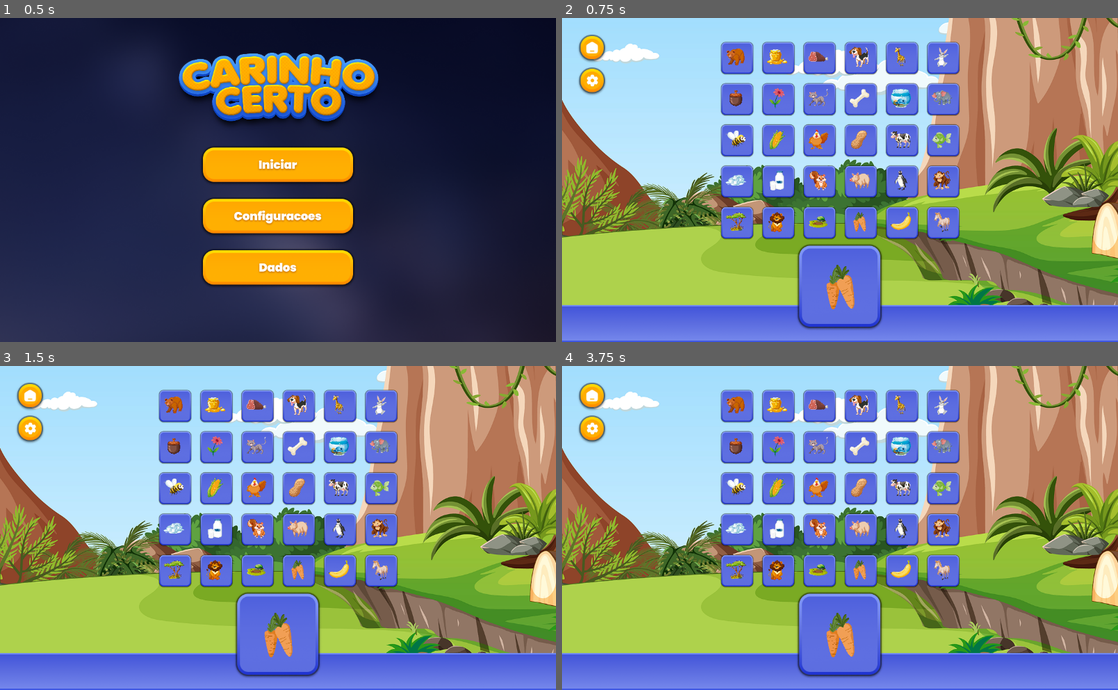
Above: before the commit, frames 1-4 (two rows, left to right).
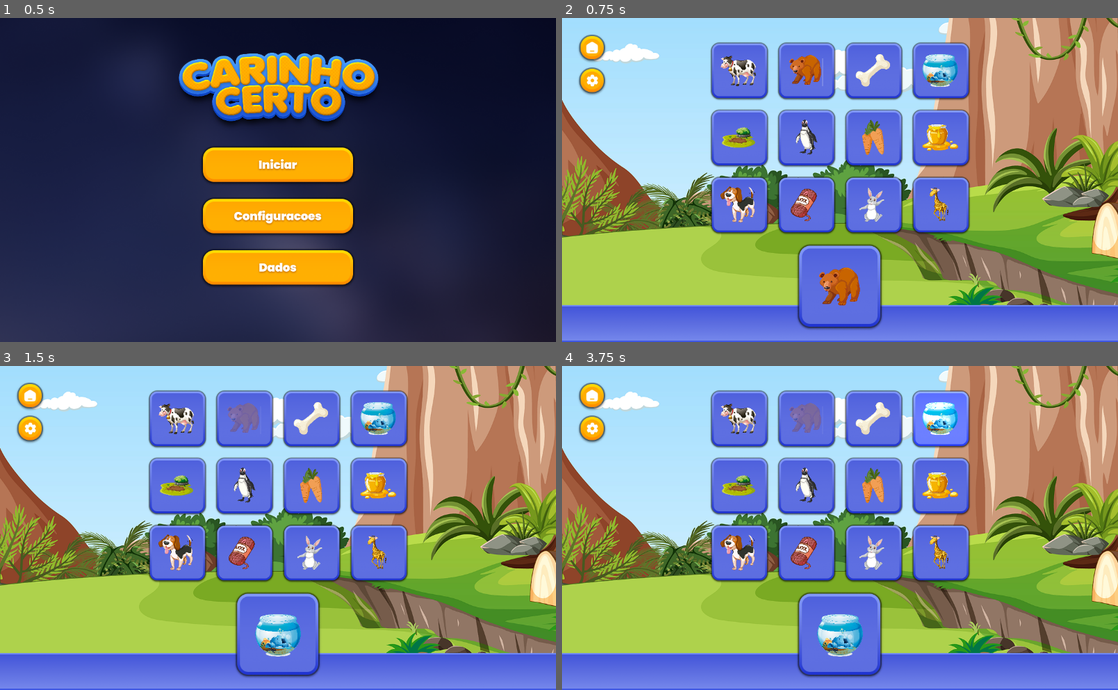
Above: after the commit, the same moments.

Repository: Tapa-Certo/TapaCerto
Game: Godot game, scene res://scenes/main.tscn
The game is run twice, just before and just after one commit, with the same random seed, the same clock (stepped at 60 frames per second) and the same inputs.
Inputs (mouse positions are in pixels of both pictures, inside the frame that each line leads up to; where the layout moved, square brackets give the same spot in the first picture):
- Up to frame 1 (0.5 s): no input
- Up to frame 2 (0.75 s): click (840, 167) at 0.5 s
- Up to frame 3 (1.5 s): click (244, 417) [172, 404] at 1.25 s
- Up to frame 4 (3.75 s): click (739, 417) [901, 489] at 2 s; click (940, 485) [778, 404] at 2.75 s; click (873, 417) [862, 447] at 3.5 s

Frame 1 is identical in both runs. In frame 2, 21% of the frame differs, in the area x 26-74%, y 7-90%; in frame 3, 21%; in frame 4, 22%.

Commit message:
new animations added

Diff:
--- a/scripts/game_manager.gd
+++ b/scripts/game_manager.gd
@@ -1,14 +1,14 @@
 extends Node
 
+var current_item_key: String
 var current_item_value: String
-var current_item_key: String
-var current_item: Array
+
 var matched_items: Array = []
-var logger = load("res://scripts/data_collector/logger.gd").get_instance()
+var available_items: Dictionary = {}
 
-var trimmed_dict: Dictionary
 var hud
 var item
+var logger = load("res://scripts/data_collector/logger.gd").get_instance()
 
 func _ready() -> void:
 	hud = get_node("/root/Main/ScreensManager/Hud")
@@ -19,7 +19,7 @@
 
 func _on_hint_trigger(hint_type: String) -> void:
 	match hint_type:
-		"move":
+		"wrong_attempts":
 			print("Dica de movimento ativada")
 			$GridManager.highlight_correct_item(current_item_value)
 		"shake":
@@ -27,33 +27,59 @@
 			$GridManager.shake_correct_item(current_item_value)
 
 func reset_game() -> void:
-	matched_items = []
-	trimmed_dict = trim_list()
-	$GridManager.setup_grid(trimmed_dict.values())
+	matched_items.clear()
+	_prepare_available_items()
+	$GridManager.setup_grid(available_items.values())
 	select_current_item()
 	display_item()
+	emit_signal("game_reset")
 
-func trim_list() -> Dictionary:
-	if Globals.game_mode 	== "Parear":
-		return trim_items_list(Globals.fruit_to_animal)
-	elif Globals.game_mode 	== "Associar":
-		return trim_items_list(Globals.item_to_item)
+func _prepare_available_items() -> void:
+	match Globals.game_mode:
+		"Parear":
+			available_items = _select_random_items(Globals.item_to_item)
+		"Associar":
+			available_items = _select_random_items(Globals.item_to_animal)
+		_:
+			available_items = {}
 
-	return {}
+func _select_random_items(source_dict: Dictionary) -> Dictionary:
+	var keys_list = source_dict.keys()
+	keys_list.shuffle()
+
+	var items_to_select = min(Globals.current_columns * Globals.current_rows, keys_list.size())
+	var selected_keys = keys_list.slice(0, items_to_select)
+
+	var result_dict = {}
+	for key in selected_keys:
+		result_dict[key] = source_dict[key]
+
+	return result_dict
 
 func select_current_item() -> void:
-	var attempts = 0
-	var max_attempts = trimmed_dict.size() * 2
+	if available_items.is_empty():
+		reset_game()
+		return
 
-	while attempts < max_attempts:
-		current_item = get_random_item()
-		current_item_key = current_item[0]
-		current_item_value = current_item[1]
-		if not matched_items.has(current_item_key):
-			$HintManager.reset_hint_state(current_item_key)
-			return
-		attempts += 1
-	reset_game()
+	var unmatched_items = _get_unmatched_items()
+	if unmatched_items.is_empty():
+		reset_game()
+		return
+
+	var random_index = randi() % unmatched_items.size()
+	var item_pair = unmatched_items[random_index]
+
+	current_item_key = item_pair[0]
+	current_item_value = item_pair[1]
+	$HintManager.reset_hint_state(current_item_key)
+
+func _get_unmatched_items() -> Array:
+	var unmatched = []
+	for key in available_items:
+		if not matched_items.has(key):
+			unmatched.append([key, available_items[key]])
+
+	return unmatched
 
 func display_item() -> void:
 	item.set_item_image(current_item_key)
@@ -61,53 +87,30 @@
 
 func check_selection(selected_item: String) -> bool:
 	var is_correct: bool = false
-	if Globals.game_mode == "Parear":
-		is_correct = Globals.fruit_to_animal[current_item_key] == selected_item
-		if is_correct:
-			trimmed_dict.erase(current_item_key)
-			if is_dict_empty():
-				reset_game()
-			else:
-				select_current_item()
-				display_item()
-			logger.log_correct_answer(selected_item)
-	elif Globals.game_mode == "Associar":
-		is_correct = Globals.item_to_item[current_item_value] == selected_item
-		$HintManager.register_selection(is_correct)
-		if is_correct:
-			matched_items.append(current_item_value)
-			$GridManager.disable_button(selected_item)
-			logger.log_correct_answer(selected_item)
-			if all_items_matched():
-				reset_game()
-			else:
-				select_current_item()
-				display_item()
-			logger.log_correct_answer(selected_item)
+
+	match Globals.game_mode:
+		"Parear":
+			is_correct = available_items[current_item_value] == selected_item
+		"Associar":
+			is_correct = available_items[current_item_key] == selected_item
+
+	$HintManager.register_selection(is_correct)
+
+	if is_correct:
+		matched_items.append(current_item_key)
+		$GridManager.disable_button(selected_item)
+
+		if all_items_matched():
+			reset_game()
+		else:
+			select_current_item()
+			display_item()
+		logger.log_correct_answer(selected_item)
+
 	return is_correct
 
 func all_items_matched() -> bool:
-	return matched_items.size() >= trimmed_dict.size()
-
-func trim_items_list(itens_dict: Dictionary) -> Dictionary:
-	var keys_list = itens_dict.keys()
-	keys_list.shuffle()
-	#MELHORAR ISSO AQUI PARA PEGAR ITENS ALEATORIOS PELA CHAVE
-	var selected_keys = keys_list.slice(0, min(Globals.current_columns * Globals.current_rows, keys_list.size()))
-	#var selected_keys = keys_list.slice(0, 8)
-	var new_dict = {}
-	for key in selected_keys:
-		new_dict[key] = itens_dict[key]
-	return new_dict
-
-func is_dict_empty() -> bool:
-	return true if trimmed_dict.size() <= 0 else false
-
-func get_random_item() -> Array:
-	var keys = trimmed_dict.keys()
-	var values = trimmed_dict.values()
-	var random = randi() % keys.size()
-	return [keys[random], values[random]]
+	return matched_items.size() >= available_items.size()
 
 func _exit_tree():
 	logger.save_logs()
--- a/scripts/globals.gd
+++ b/scripts/globals.gd
@@ -13,7 +13,12 @@
 #facil, normal, dificil
 var difficulty_level: String = "normal"
 #"Parear" ou "Associar"
-var game_mode: String = "Associar"
+var game_mode: String = "Parear"
+
+const HIGHLIGHT_COLOR = Color(1, 1, 1)  # Verde claro
+const SHAKE_INTENSITY = 8.0
+const SHAKE_DURATION = 0.4
+
 
 var items_oppacity: Color = Color(1, 1, 1, 0.3) #0.0 item some #0.3 item transparente #1 item aparente normalmente #DEIXAR UMA MAX DE ATE 0.5
 var item_size: Vector2 = Vector2(100,100) #LEMBRAR QUE ABAIXO DE 75 ELE DESCENTRALIZA E ACIMA DE 100 TABMEM
@@ -21,10 +26,10 @@
 var max_rows = 4
 var max_columns = 4
 
-var current_rows = 5
-var current_columns = 6
-
-var fruit_to_animal: Dictionary = {
+var current_rows = 3
+var current_columns = 4
+
+var item_to_animal: Dictionary = {
 	"banana": "macaco",
 	"maca": "cavalo",
 	"amendoim": "elefante",
@@ -41,44 +46,6 @@
 	"novelo": "gato",
 	"osso": "cachorro",
 	"noz": "esquilo"
-}
-
-var fruit_to_fruit: Dictionary = {
-	"banana": "banana",
-	"maca": "maca",
-	"amendoim": "amendoim",
-	"arvore": "arvore",
-	"aquario": "aquario",
-	"carne": "carne",
-	"cenoura": "cenoura",
-	"flor": "flor",
-	"gelo": "gelo",
-	"lama": "lama",
-	"leite": "leite",
-	"mel": "mel",
-	"milho": "milho",
-	"novelo": "novelo",
-	"osso": "osso",
-	"noz": "noz"
-}
-
-var animal_to_animal: Dictionary = {
-	"macaco": "macaco",
-	"cavalo": "cavalo",
-	"elefante": "elefante",
-	"girafa": "girafa",
-	"peixe": "peixe",
-	"leao": "leao",
-	"coelho": "coelho",
-	"abelha": "abelha",
-	"pinguim": "pinguim",
-	"porco": "porco",
-	"vaca": "vaca",
-	"urso": "urso",
-	"galinha": "galinha",
-	"gato": "gato",
-	"cachorro": "cachorro",
-	"esquilo": "esquilo"
 }
 
 var item_to_item: Dictionary = {
@@ -204,3 +171,62 @@
 	sfx_volume = value
 	#FAZER LOGICA PARA ATUALIZAR VOLUME
 	save_settings()
+
+
+"""
+var animal_to_fruit: Dictionary = {
+	"macaco": "banana",
+	"cavalo": "maca",
+	"elefante": "amendoim",
+	"girafa": "arvore",
+	"peixe": "aquario",
+	"leao": "carne",
+	"coelho": "cenoura",
+	"abelha": "flor",
+	"pinguim": "gelo",
+	"porco": "lama",
+	"vaca": "leite",
+	"urso": "mel",
+	"galinha": "milho",
+	"gato": "novelo",
+	"cachorro": "osso",
+	"esquilo": "noz"
+}
+
+var fruit_to_fruit: Dictionary = {
+	"banana": "banana",
+	"maca": "maca",
+	"amendoim": "amendoim",
+	"arvore": "arvore",
+	"aquario": "aquario",
+	"carne": "carne",
+	"cenoura": "cenoura",
+	"flor": "flor",
+	"gelo": "gelo",
+	"lama": "lama",
+	"leite": "leite",
+	"mel": "mel",
+	"milho": "milho",
+	"novelo": "novelo",
+	"osso": "osso",
+	"noz": "noz"
+}
+
+var animal_to_animal: Dictionary = {
+	"macaco": "macaco",
+	"cavalo": "cavalo",
+	"elefante": "elefante",
+	"girafa": "girafa",
+	"peixe": "peixe",
+	"leao": "leao",
+	"coelho": "coelho",
+	"abelha": "abelha",
+	"pinguim": "pinguim",
+	"porco": "porco",
+	"vaca": "vaca",
+	"urso": "urso",
+	"galinha": "galinha",
+	"gato": "gato",
+	"cachorro": "cachorro",
+	"esquilo": "esquilo"
+}"""
--- a/scripts/grid_manager.gd
+++ b/scripts/grid_manager.gd
@@ -1,5 +1,6 @@
 extends GridContainer
-
+var original_positions = {}
+var original_scales = {}
 func _ready():
 	columns = Globals.current_columns
 	get_viewport().size_changed.connect(_update_grid_layout)
@@ -35,20 +36,49 @@
 			# Ajustar posição considerando as âncoras
 			item_texture.position = Vector2(-item_texture.custom_minimum_size.x / 2, -item_texture.custom_minimum_size.y / 2)
 
-func _on_hint_triggered(hint_type: String):
-	match hint_type:
-		"move":
-			pass
-			#highlight_correct_item()
-		"shake":
-			pass
-			#shake_buttons()
+func highlight_correct_item(correct_item: String):
+	var button = _find_button_by_name(correct_item)
+	if button:
+		var tween = create_tween().set_parallel(false)
+		var highlight_color = Color(1.2, 1.2, 1.2)  # Brilho branco
 
-func highlight_correct_item(a = null):
-	print("destacou")
+		tween.tween_property(button, "modulate", highlight_color, 0.15)
+		tween.tween_property(button, "modulate", Color.WHITE, 0.15)
+		tween.set_loops(3)
 
-func shake_correct_item(a = null):
-	print("chacoalhou")
+func shake_correct_item(correct_item: String):
+	const SHAKE_ANGLE: float = 8.0  # Graus de rotação
+	const SHAKE_DURATION: float = 0.4
+	const SHAKE_FREQUENCY: int = 6
+	var button = _find_button_by_name(correct_item)
+	if button:
+		var tween = create_tween()
+		tween.set_trans(Tween.TRANS_SINE)
+		tween.set_ease(Tween.EASE_IN_OUT)
+
+		# Padrão de rotação alternada
+		var shake_sequence = [
+			{"angle": SHAKE_ANGLE, "duration": SHAKE_DURATION/6},   # Direita
+			{"angle": -SHAKE_ANGLE * 0.8, "duration": SHAKE_DURATION/5},  # Esquerda
+			{"angle": SHAKE_ANGLE * 0.6, "duration": SHAKE_DURATION/4},   # Direita
+			{"angle": -SHAKE_ANGLE * 0.4, "duration": SHAKE_DURATION/3},  # Esquerda
+			{"angle": 0, "duration": SHAKE_DURATION/2}  # Centralizar
+		]
+
+		for step in shake_sequence:
+			tween.tween_property(button, "rotation_degrees", step.angle, step.duration)
+
+		# Garantir reset final
+		tween.tween_callback(func():
+			if is_instance_valid(button):
+				button.rotation_degrees = 0
+		)
+
+func _find_button_by_name(item_name: String) -> TextureButton:
+	for button in get_children():
+		if button.name == item_name:
+			return button
+	return null
 
 func setup_grid(items_array: Array) -> void:
 	clear_grid()
--- a/scripts/hint_manager.gd
+++ b/scripts/hint_manager.gd
@@ -1,7 +1,7 @@
 extends Node
 
-@export var hint_time_threshold: float = 10.0
-@export var hint_missclick_threshold: int = 3
+@export var hint_time_threshold: float = 2.5
+@export var hint_missclick_threshold: int = 1
 @export var max_wrong_attempts: int = 3
 @export var reduction_time_value: float = 1.5
 
@@ -16,7 +16,7 @@
 	if !Globals.show_hints: return
 	time_since_last_selection += delta
 	if time_since_last_selection >= hint_time_threshold and not hint_triggered:
-		trigger_hint("move")
+		trigger_hint("shake")
 		hint_triggered = true
 func trigger_hint(hint_type: String):
 	emit_signal("hint_trigger", hint_type)
@@ -30,7 +30,11 @@
 func register_selection(is_correct: bool):
 	time_since_last_selection = 0.0
 	hint_triggered = false
-	if not is_correct:
+	if is_correct:
+		hint_triggered = false
+		incorrect_attempts = 0
+	else:
 		incorrect_attempts += 1
-		if incorrect_attempts >= hint_missclick_threshold:
-			trigger_hint("wrong_attemps")
+		if incorrect_attempts >= max_wrong_attempts:
+			trigger_hint("wrong_attempts")
+			hint_triggered = true
